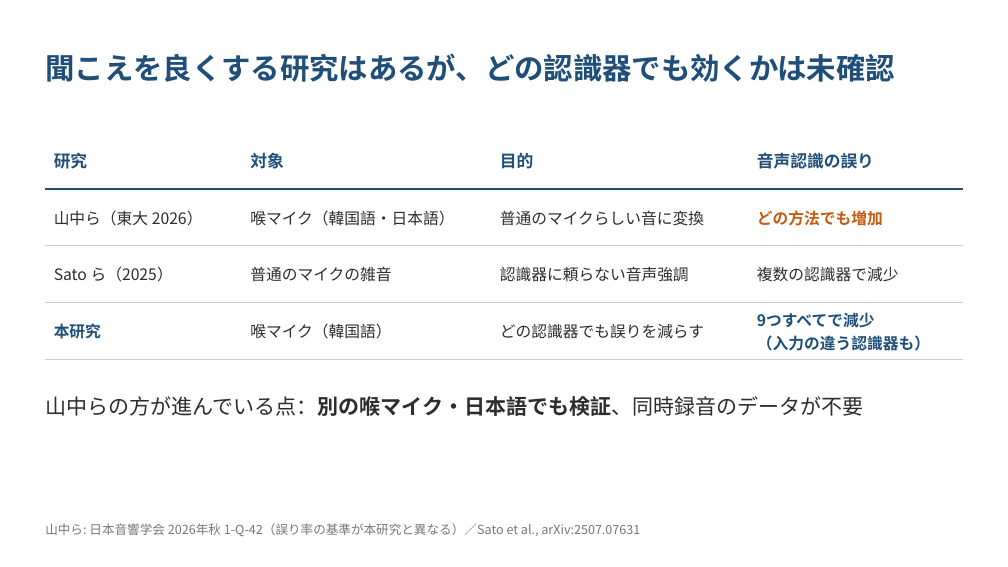
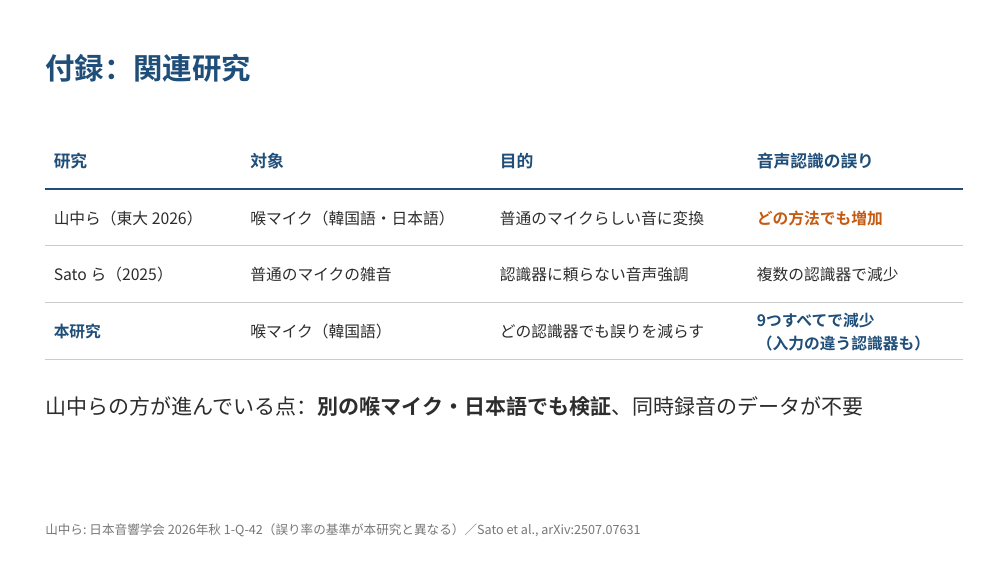
Before and after one commit to kasugayuji0716-art/bone-conduction-research, a slide deck: slide 9 of results/progress_slides_2026-10.pptx (slide 5 before the commit). Drawn at 1008x567 pixels with LibreOffice and Linux fonts; fonts in the diff are those of the drawing. Boxes give left, top, right and bottom in pixels: in the first picture for what was removed or moved away, otherwise in the second. Text is boxed around its words. In the diff, an @@ line names an element or a change of style, - is before the commit and + after.

```diff
--- a/results/progress_slides_2026-10.pptx
+++ b/results/progress_slides_2026-10.pptx
@@ text at [45, 54, 251, 82]: text changed @@
-聞こえを良くする研究はあるが、どの認識器でも効くかは未確認
+付録：関連研究
```
Also in this commit, not shown: 4 other slides changed, 1 slide added, 2 other files.
